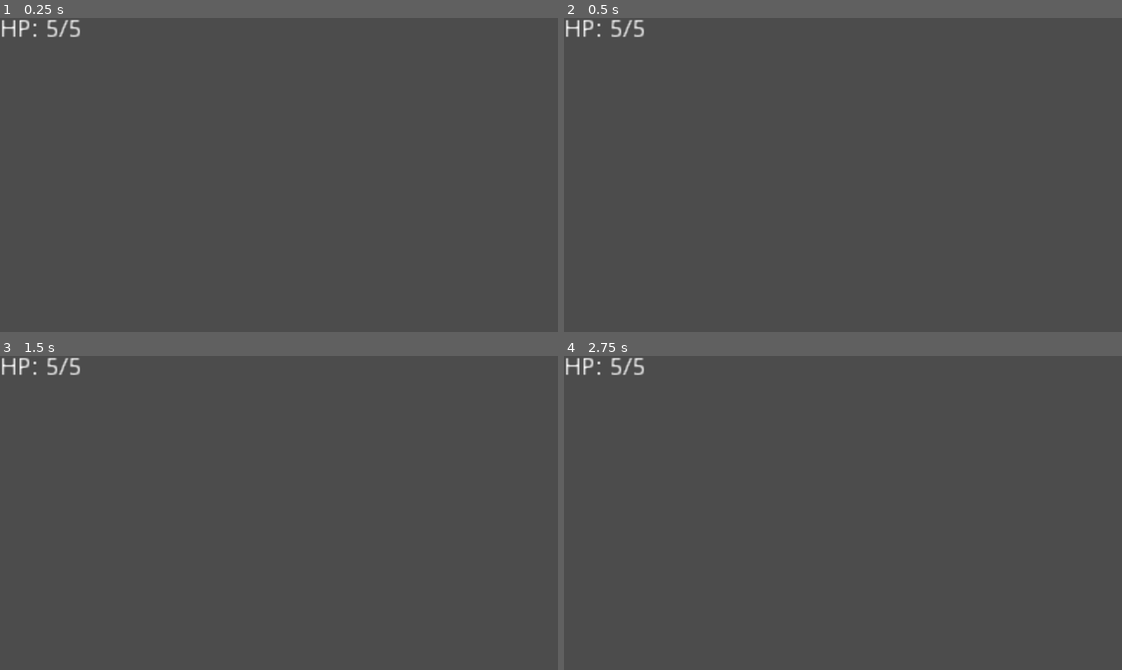
Above: before the commit, frames 1-4 (two rows, left to right).
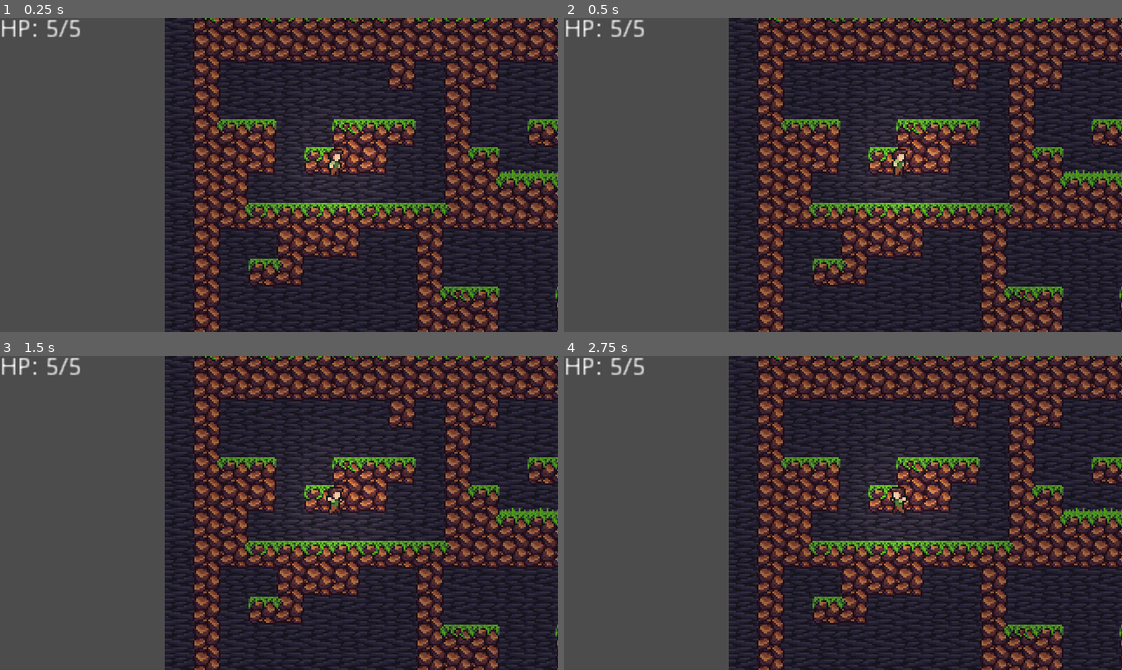
Above: after the commit, the same moments.

Repository: jasonrobwebster/Cave
Game: Godot game, scene res://scenes/Level1-1.tscn
Same seed, same stepped clock (60 frames per second), same inputs: the game is played once before the commit and once after it. This scene is started directly instead of the project's main scene.
Inputs:
- Up to frame 1 (0.25 s): no input
- Up to frame 2 (0.5 s): no input
- Up to frame 3 (1.5 s): tap Enter at 0.5 s; hold Right (ui_right) from 0.53 s (still down); tap Space (jump) at 0.77, 1.25 s
- Up to frame 4 (2.75 s): tap Space (jump) at 1.52 s; tap Enter at 2 s; release Right (ui_right) at 2.03 s; hold Left (ui_left) from 2.03 s (still down)

The runs differ from the first frame. In frame 1, 70% of the frame differs, in the area x 29-100%, y 0-100%; in frame 2, 70%; in frame 3, 70%; in frame 4, 70%.
Error before the commit: Trying to assign value of type 'Node2D' to a variable of type 'TileMap'. (res://modular/RandomWalker.gd:51)

Commit message:
update level1 to use new rocky grass texture and rocky background

Diff:
--- a/scenes/Level1-1.tscn
+++ b/scenes/Level1-1.tscn
@@ -1,22 +1,23 @@
-[gd_scene load_steps=6 format=2]
+[gd_scene load_steps=7 format=2]
 
 [ext_resource path="res://modular/RandomWalker.gd" type="Script" id=1]
 [ext_resource path="res://modular/Level1Rooms.tscn" type="PackedScene" id=2]
-[ext_resource path="res://tiles/grasstiles/GrassTileMap.tscn" type="PackedScene" id=3]
+[ext_resource path="res://tiles/rockyback/RockyBack.tscn" type="PackedScene" id=3]
 [ext_resource path="res://camera/Camera2D.tscn" type="PackedScene" id=4]
 [ext_resource path="res://ui/UI.tscn" type="PackedScene" id=5]
+[ext_resource path="res://tiles/rockygrass/RockyGrass.tscn" type="PackedScene" id=6]
 
 [node name="Level1-1" type="Node2D"]
 
 [node name="RandomRoomWalker" type="Node2D" parent="."]
 script = ExtResource( 1 )
-level_path = NodePath("GrassTileMap")
-objects_path = NodePath("Objects")
+background_path = NodePath("RockyBack")
+walls_path = NodePath("RockyGrass")
 ModularScene = ExtResource( 2 )
 
-[node name="GrassTileMap" parent="RandomRoomWalker" instance=ExtResource( 3 )]
+[node name="RockyBack" parent="RandomRoomWalker" instance=ExtResource( 3 )]
 
-[node name="Objects" type="Node2D" parent="RandomRoomWalker"]
+[node name="RockyGrass" parent="RandomRoomWalker" instance=ExtResource( 6 )]
 
 [node name="Camera2D" parent="." instance=ExtResource( 4 )]
 
